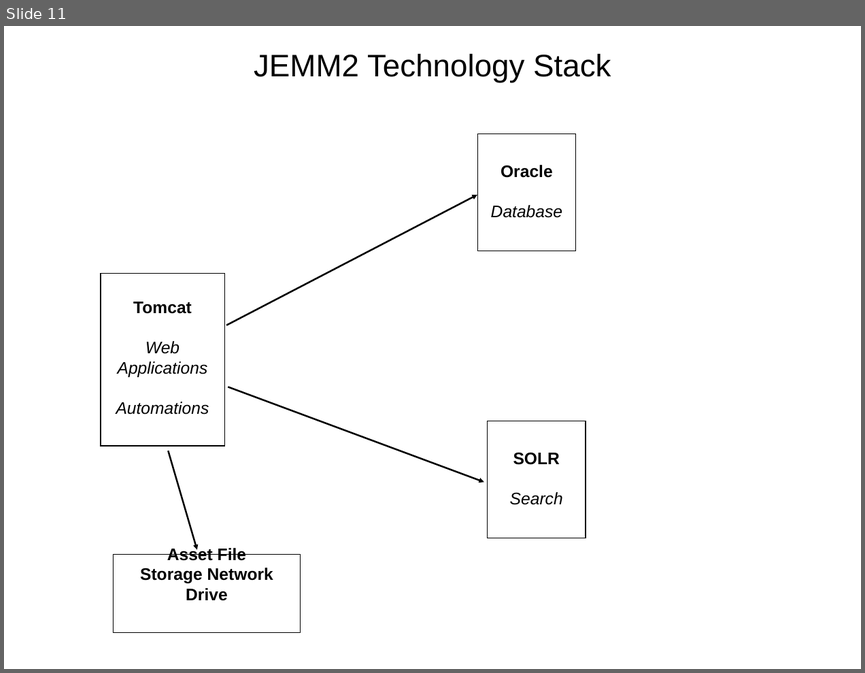
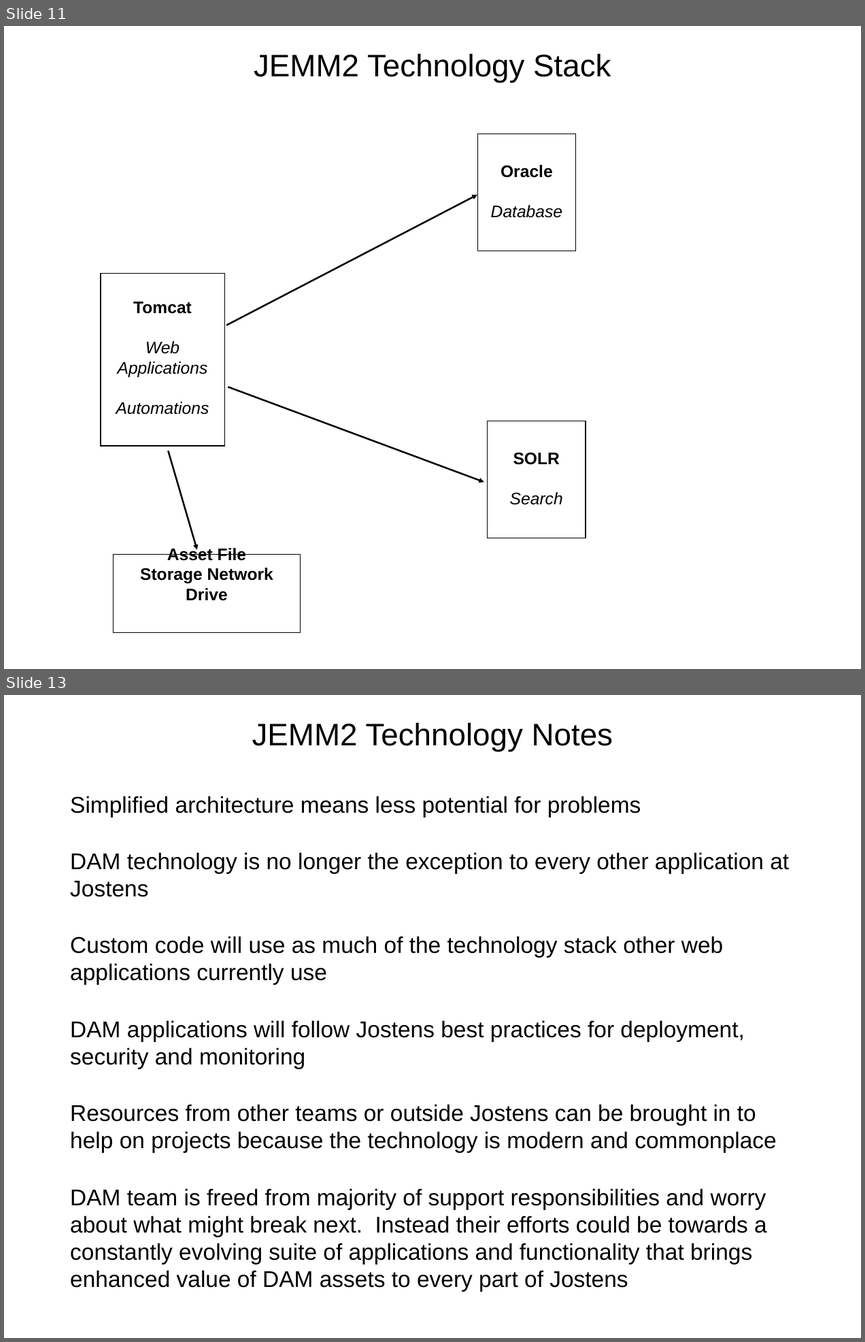
Before and after one commit to wshromoff/SOL, a slide deck: Files/Metadata_Groupings/Tables.pptx. Shown one above the other, each under a label of ours: slide 11 before the commit, slides 11 and 13 after it; the slides between them are not shown. The pictures are 865x673 and 865x1342 pixels, drawn with LibreOffice and Linux fonts; fonts in the diff are those of the drawing. Boxes give left, top, right and bottom in pixels: in the first picture for what was removed or moved away, otherwise in the second. Text is boxed around its words. In the diff, an @@ line names an element or a change of style, - is before the commit and + after.

```diff
--- a/Files/Metadata_Groupings/Tables.pptx
+++ b/Files/Metadata_Groupings/Tables.pptx
@@ slide 13 added at [4, 695, 861, 1338], background #FFFFFF @@
@@ title added at [252, 723, 613, 751], 37.2 pt, text #000000 @@
+JEMM2 Technology Notes
@@ text added at [70, 796, 789, 1291], 27.2 pt, text #000000 @@
+Simplified architecture means less potential for problems
+DAM technology is no longer the exception to every other application at Jostens
+Custom code will use as much of the technology stack other web applications currently use
+DAM applications will follow Jostens best practices for deployment, security and monitoring
+Resources from other teams or outside Jostens can be brought in to help on projects because the technology is modern and commonplace
+DAM team is freed from majority of support responsibilities and worry about what might break next. Instead their efforts could be towards a constantly evolving suite of applications and functionality that brings enhanced value of DAM assets to every part of Jostens
```
Also in this commit, not shown: 2 slides changed, 4 other slides added, 1 other file.
